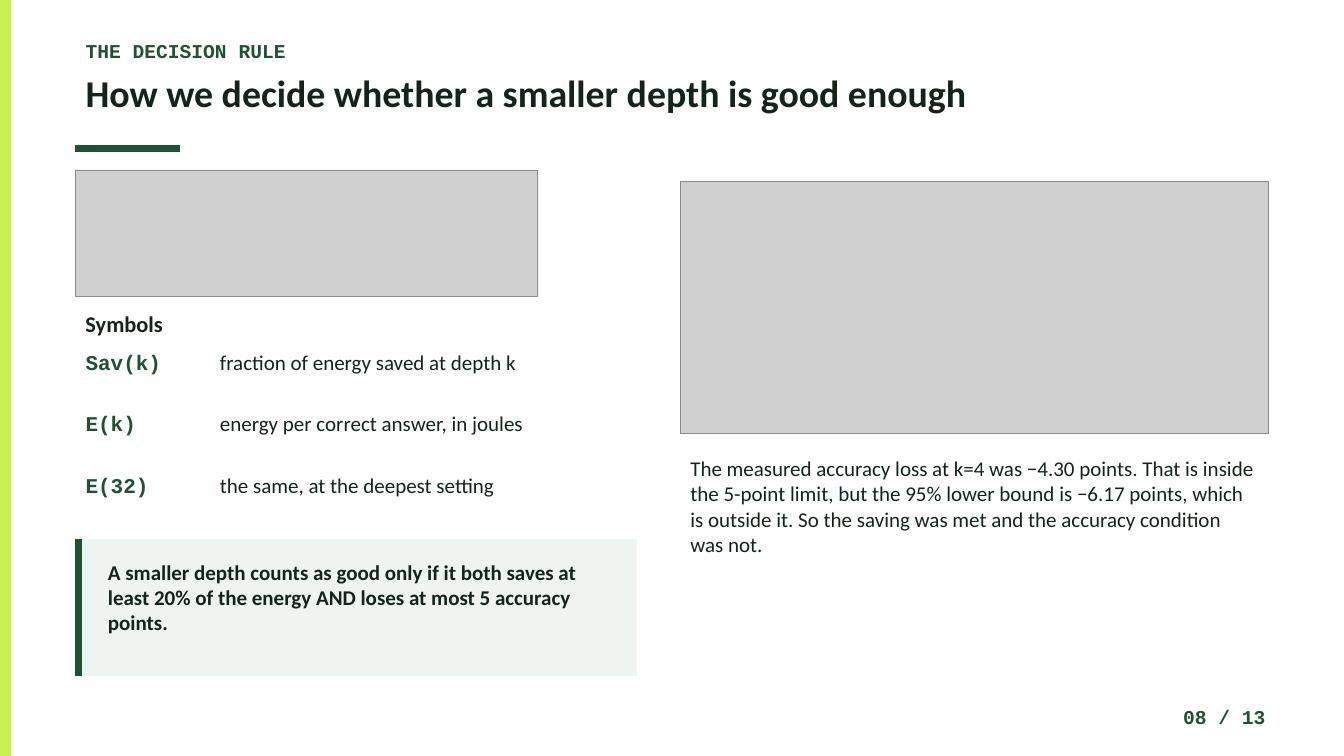
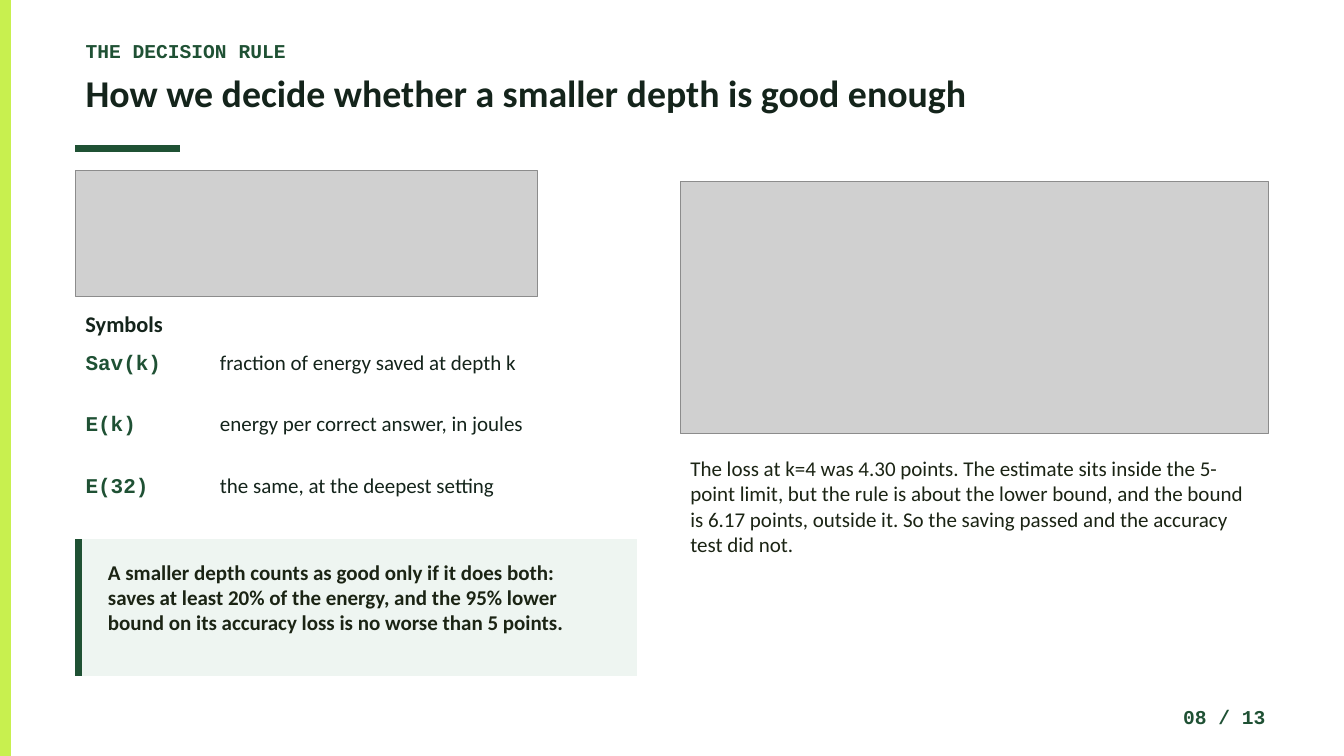
Before and after one commit to Atik203/energy-optimal-rag, a slide deck: slide 8 of Slides/Energy_Methodology_Presentation.pptx. Drawn at 1344x756 pixels with LibreOffice and Linux fonts; fonts in the diff are those of the drawing; grey boxes stand for pictures. Boxes give left, top, right and bottom in pixels: in the first picture for what was removed or moved away, otherwise in the second. Text is boxed around its words. In the diff, an @@ line names an element or a change of style, - is before the commit and + after.

Commit message:
fix: figure type sizes, two data errors, and verdict framing found by review
Reviewer A found that every figure was drawn 7-12 inches wide and placed 4.6-7.1 inches wide, so its labels arrived at 6-9 pt despite the deck audit reporting a 14 pt floor (it only checked PowerPoint text boxes). All figures are now generated at their exact on-slide size with a 14 pt floor inside the image.

Reviewer B caught two data errors I had introduced: (1) the window bias direction was inverted - the per-question window reads 28% HIGH at k=4 (36.25 vs 28.33 J), and 81.7% is the share of replay ENERGY not time; (2) the R/Q figure plotted the accuracy change (-4.3) as Qwen precision instead of the registered -2.8 pp.

Reviewer C caught the verdict framing: the rule was stated as a point estimate while the test is a one-sided lower bound, so -4.30 inside -5 read as a contradiction. Slide 8 now states the bound rule and explains why the estimate passes but the test fails. Slide 9 row 1 shows the point estimate beside the bound, and the replay gap (13.65) beside the sweep gap (7.08).

```diff
--- a/Slides/Energy_Methodology_Presentation.pptx
+++ b/Slides/Energy_Methodology_Presentation.pptx
@@ text at bbox=[690, 461, 1242, 552]: text changed; text colour #14241B to #1B2414 @@
-The measured accuracy loss at k=4 was −4.30 points. That is inside the 5-point limit, but the 95% lower bound is −6.17 points, which is outside it. So the saving was met and the accuracy condition was not.
+The loss at k=4 was 4.30 points. The estimate sits inside the 5-point limit, but the rule is about the lower bound, and the bound is 6.17 points, outside it. So the saving passed and the accuracy test did not.
@@ text at bbox=[108, 565, 563, 634]: text changed; text colour #14241B to #1B2414 @@
-A smaller depth counts as good only if it both saves at least 20% of the energy AND loses at most 5 accuracy points.
+A smaller depth counts as good only if it does both: saves at least 20% of the energy, and the 95% lower bound on its accuracy loss is no worse than 5 points.
```
Also in this commit, not shown: 6 other slides changed, 22 other files.
